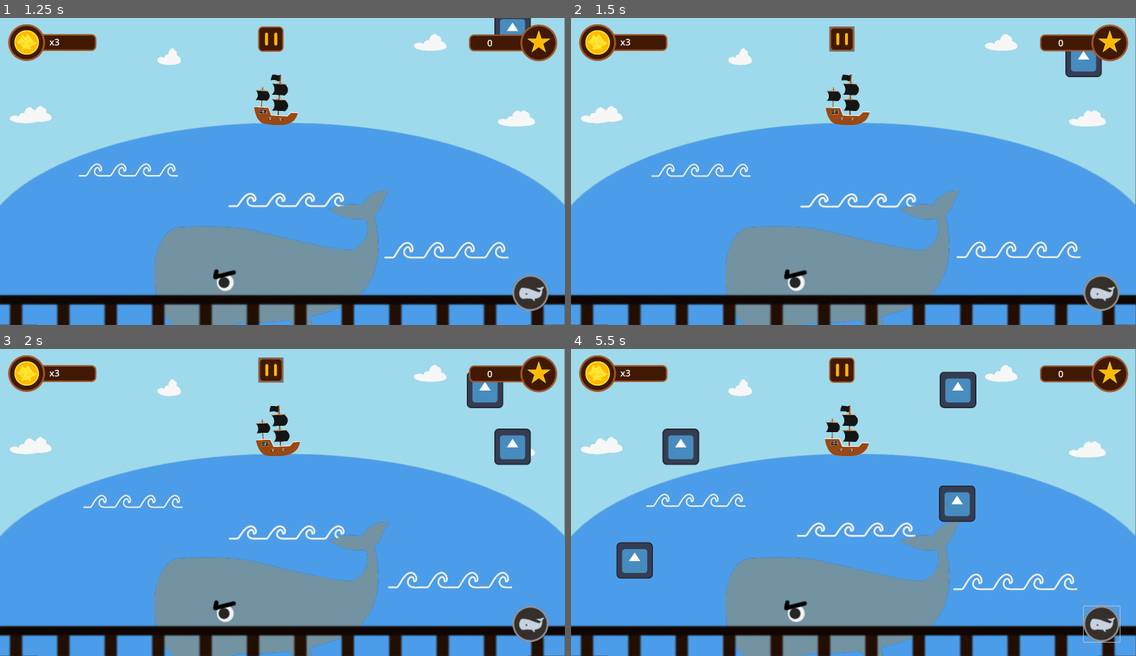
Above: before the commit, frames 1-4 (two rows, left to right).
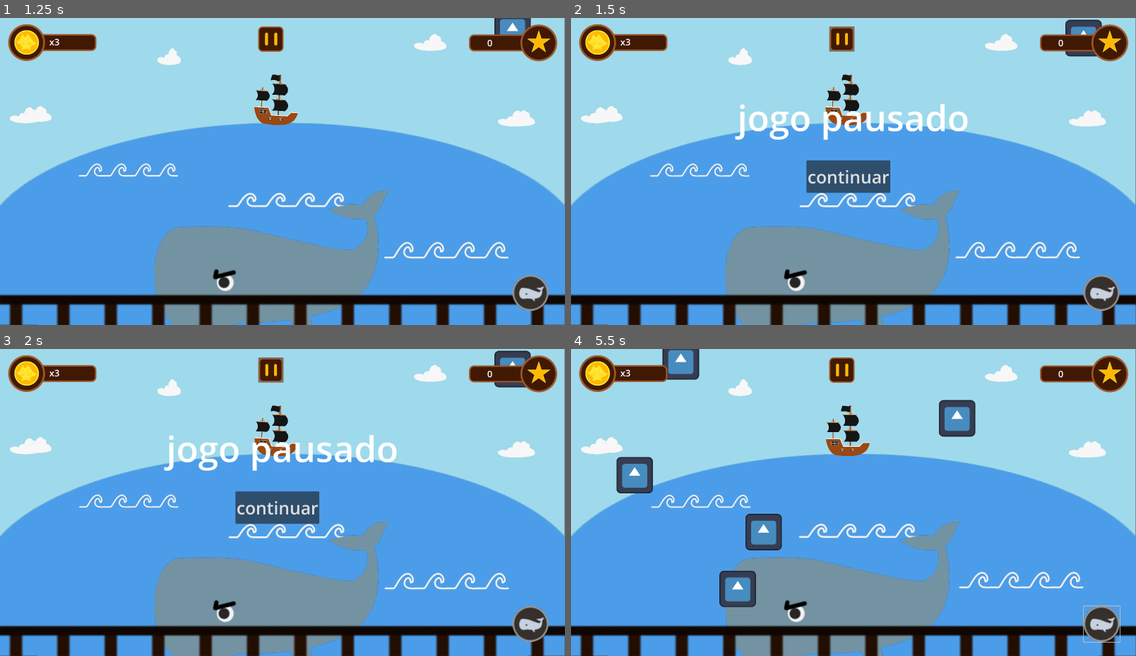
Above: after the commit, the same moments.

Repository: hhsoares/baleia
Game: Godot game, scene res://Scenes/menu.tscn
Same seed, same stepped clock (60 frames per second), same inputs: the game is played once before the commit and once after it. The engine's default icon, where the game draws it, is replaced by a stand-in: a white triangle on a blue panel in a dark square.
Inputs (mouse positions are in pixels of both pictures, inside the frame that each line leads up to):
- Up to frame 1 (1.25 s): click "JOGAR" at 0.5 s
- Up to frame 2 (1.5 s): click (842, 39) at 1.25 s
- Up to frame 3 (2 s): no input
- Up to frame 4 (5.5 s): click (847, 508) at 2 s, where only the run after the commit has a clickable "continuar"; click (1102, 625) at 2.75 s; click (1102, 625) at 3.5 s; click (1102, 625) at 4.25 s; move the mouse to (633, 505) at 5.02 s; click (633, 505) at 5.17 s

Frame 1 is identical in both runs. In frame 2, 4.8% of the frame differs, in the area x 14-94%, y 0-79%; in frame 3, 6.2%; in frame 4, 8.2%, in the area x 8-91%, y 0-85%.

Commit message:
Funcionalidade de pausa

Diff:
--- a/Scenes/jogo.tscn
+++ b/Scenes/jogo.tscn
@@ -12,6 +12,7 @@
 [ext_resource type="Texture2D" uid="uid://2b26ied1oxvo" path="res://Assets/HUD-ElementsBG.png" id="7_8ihgy"]
 [ext_resource type="Texture2D" uid="uid://hc2a7awsveqb" path="res://Assets/HUD-Elements.png" id="8_cwcib"]
 [ext_resource type="Texture2D" uid="uid://ctkn1liictg6b" path="res://Assets/HUD-pause.png" id="9_4aaip"]
+[ext_resource type="PackedScene" uid="uid://dh30b8f5x3ubh" path="res://Scenes/pause.tscn" id="10_1ojdp"]
 [ext_resource type="Texture2D" uid="uid://dndy10h7hwcpo" path="res://Assets/btn_baleia.png" id="10_gyvnm"]
 [ext_resource type="Texture2D" uid="uid://7w5j5f8awf8t" path="res://Assets/Bolas-de-canhoes.png" id="11_ru4ac"]
 
@@ -273,6 +274,10 @@
 grow_vertical = 2
 mouse_filter = 2
 
+[node name="pauseMenu" parent="HUD/Control" instance=ExtResource("10_1ojdp")]
+visible = false
+layout_mode = 1
+
 [node name="HudLife" type="Sprite2D" parent="HUD/Control"]
 position = Vector2(184, 87)
 scale = Vector2(0.8, 0.8)
@@ -383,4 +388,8 @@
 position = Vector2(979.25, 1126)
 shape = SubResource("RectangleShape2D_1untg")
 
+[connection signal="pressed" from="HUD/Control/pauseMenu/Button" to="." method="unpause"]
+[connection signal="pressed" from="HUD/Control/btn_pause" to="." method="pause"]
 [connection signal="pressed" from="HUD/Control/btn_baleia" to="." method="_on_btn_baleia_pressed"]
+
+[editable path="HUD/Control/pauseMenu"]
--- /dev/null
+++ b/Scenes/pause.tscn
@@ -0,0 +1,32 @@
+[gd_scene format=3 uid="uid://dh30b8f5x3ubh"]
+
+[node name="pauseMenu" type="Control"]
+layout_mode = 3
+anchors_preset = 0
+
+[node name="Label" type="Label" parent="."]
+layout_mode = 0
+offset_top = 202.0
+offset_right = 1980.0
+offset_bottom = 497.0
+theme_override_font_sizes/font_size = 126
+text = "jogo pausado"
+horizontal_alignment = 1
+vertical_alignment = 1
+
+[node name="Button" type="Button" parent="."]
+process_mode = 2
+layout_mode = 1
+anchors_preset = 8
+anchor_left = 0.5
+anchor_top = 0.5
+anchor_right = 0.5
+anchor_bottom = 0.5
+offset_left = 864.0
+offset_top = 501.0
+offset_right = 1080.0
+offset_bottom = 615.0
+grow_horizontal = 2
+grow_vertical = 2
+theme_override_font_sizes/font_size = 61
+text = "continuar"
--- a/Scripts/jogo.gd
+++ b/Scripts/jogo.gd
@@ -56,3 +56,11 @@
 
 	await get_tree().create_timer(4.0).timeout
 	can_use_baleia = true
+
+func pause():
+	get_tree().paused = true
+	$HUD/Control/pauseMenu.show()
+
+func unpause():
+	$HUD/Control/pauseMenu.hide()
+	get_tree().paused = false
Not shown: 1 places in Scenes/jogo.tscn that only renumber resources
